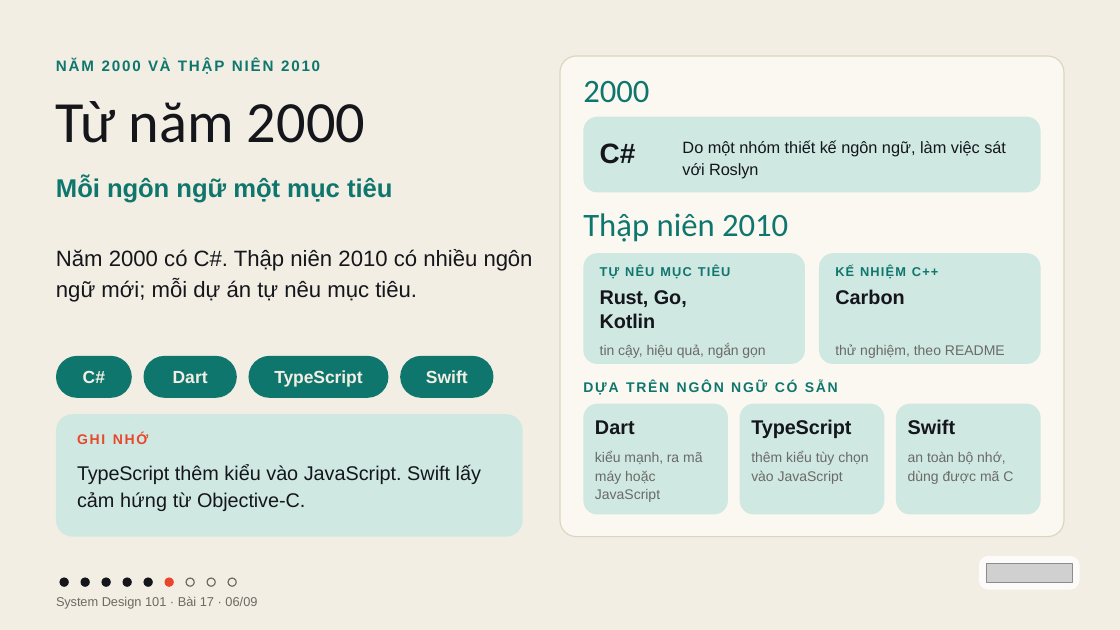
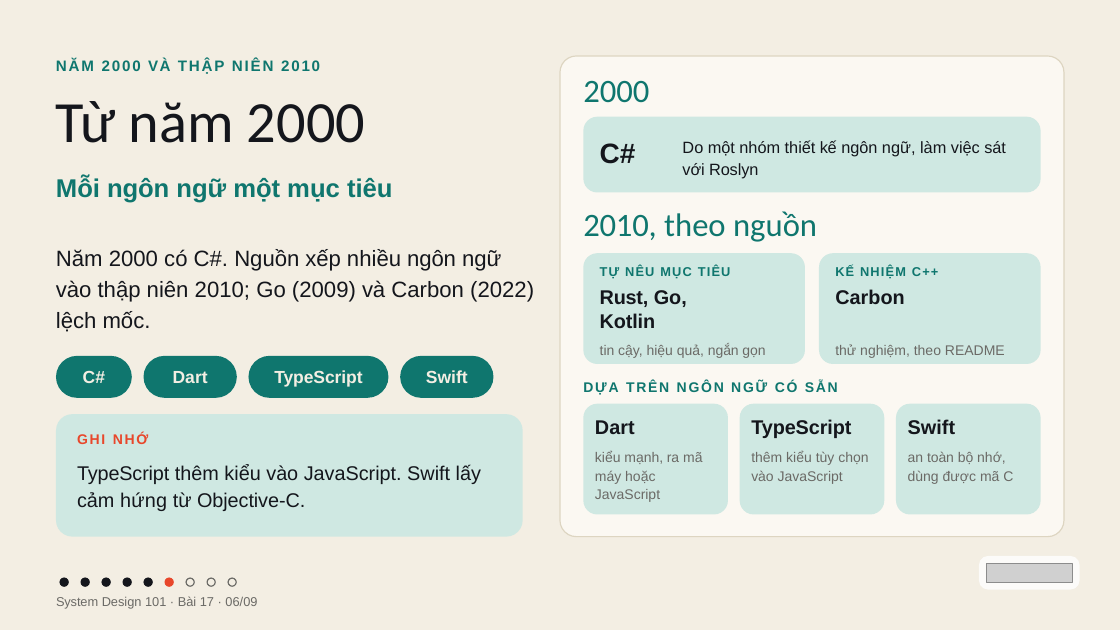
Before and after one commit to vohoailinh90/tool-marketing-studio, a slide deck: slide 6 of system-design-101/vi/lessons/sd-10-017/slides/sd-10-017.pptx. Drawn at 1120x630 pixels with LibreOffice and Linux fonts; fonts in the diff are those of the drawing; grey boxes stand for pictures. Boxes give left, top, right and bottom in pixels: in the first picture for what was removed or moved away, otherwise in the second. Text is boxed around its words. In the diff, an @@ line names an element or a change of style, - is before the commit and + after.

```diff
--- a/system-design-101/vi/lessons/sd-10-017/slides/sd-10-017.pptx
+++ b/system-design-101/vi/lessons/sd-10-017/slides/sd-10-017.pptx
@@ text at (583, 211, 817, 242): text changed @@
-Thập niên 2010
+2010, theo nguồn
@@ text at (56, 249, 534, 332): text changed @@
-Năm 2000 có C#. Thập niên 2010 có nhiều ngôn ngữ mới; mỗi dự án tự nêu mục tiêu.
+Năm 2000 có C#. Nguồn xếp nhiều ngôn ngữ vào thập niên 2010; Go (2009) và Carbon (2022) lệch mốc.
```
Also in this commit, not shown: 4 other files.
